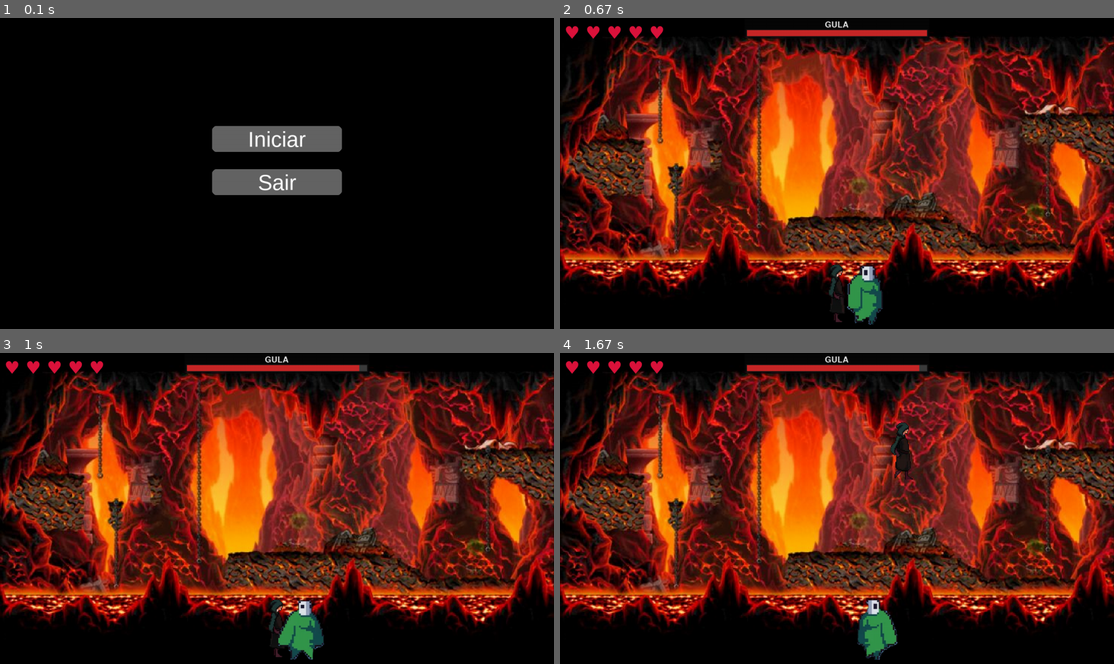
Above: before the commit, frames 1-4 (two rows, left to right).
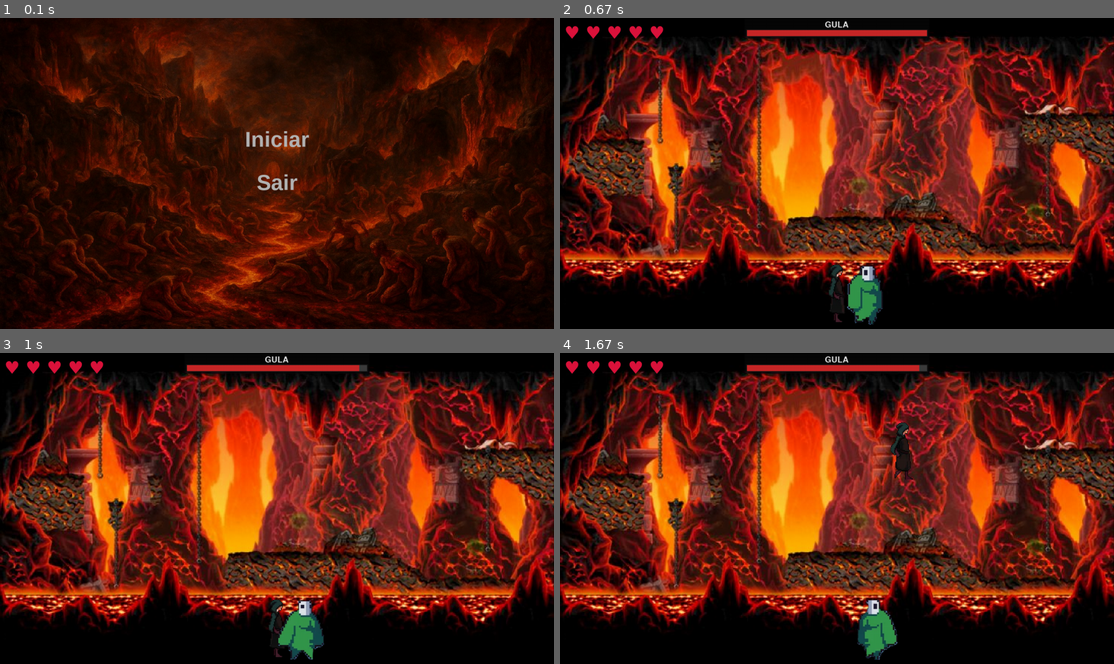
Above: after the commit, the same moments.

Repository: LucasEntringer/projeto_pygame
Game: pygame game, started from jogo.py
Same seed, same stepped clock (60 frames per second), same inputs: the game is played once before the commit and once after it.
Inputs:
- Up to frame 1 (0.1 s): no input
- Up to frame 2 (0.67 s): click "Iniciar" at 0.38 s
- Up to frame 3 (1 s): tap Z at 0.67 s
- Up to frame 4 (1.67 s): hold Right 1-1.47 s; tap Space at 1.07, 1.37, 1.57 s; hold Right from 1.5 s (still down)

The runs differ from the first frame. In frame 1, 80% of the frame differs, in the area x 0-100%, y 0-100%; in frame 2, nothing differs; in frame 3, nothing differs; in frame 4, nothing differs.

Commit message:
Melhorando o menu bizarramente

Diff:
--- a/assets.py
+++ b/assets.py
@@ -2,7 +2,7 @@
 import os
 import re
 import pygame
-from config import IMG_DIR, SND_DIR  # IMG_DIR = "assets/imagens"
+from config import IMG_DIR, SND_DIR, LARGURA, ALTURA  # IMG_DIR = "assets/imagens"
 
 DANTE_WALK = 'dante_walk'
 
@@ -137,6 +137,13 @@
                 break
     assets[GULA_COXA] = coxa_img
 
+    #Background menu
+    MENU_BACK = 'menu_back'
+    assets[MENU_BACK] = pygame.image.load(os.path.join(IMG_DIR, "menu_hell.jpg")).convert()
+    assets[MENU_BACK] = pygame.transform.scale(assets[MENU_BACK],(LARGURA,ALTURA))
+
+
+
 
 
 
--- a/jogo.py
+++ b/jogo.py
@@ -9,6 +9,16 @@
 
 def menu_screen(window, clock, assets):
     assets = load_assets()
+
+    TAMANHO_NORMAL = 50
+    TAMANHO_HOVER = 55
+
+    font_normal = pygame.font.SysFont("Arial", TAMANHO_NORMAL, bold=True)
+    font_hover = pygame.font.SysFont("Arial", TAMANHO_HOVER, bold=True)
+
+    COLOR_NORMAL = (180, 180, 180)
+    COLOR_HOVER = (255, 255, 255)
+
     #fontes e cores
     font_menu = pygame.font.SysFont("Arial", 50)
     BTN_COLOR = (100, 100, 100)
@@ -23,6 +33,8 @@
     start_btn = pygame.Rect(btn_x, 250, btn_w, btn_h) # Botão "Iniciar"
     exit_btn = pygame.Rect(btn_x, 350, btn_w, btn_h)  # Botão "Sair"
 
+    background = assets['menu_back']
+
     running_menu = True
     while running_menu:
         clock.tick(FPS)
@@ -42,25 +54,23 @@
                     if exit_btn.collidepoint(mouse_pos):
                         return EXIT_STATE
 
-        window.fill(PRETO)
+        window.blit(background,(0,0))
 
         if start_btn.collidepoint(mouse_pos):
-            pygame.draw.rect(window, BTN_HOVER_COLOR, start_btn, border_radius=10)
+            text_surf = font_hover.render("Iniciar", True, COLOR_HOVER)
         else:
-            pygame.draw.rect(window, BTN_COLOR, start_btn, border_radius=10)
-
-        # Botão Sair
+            text_surf = font_normal.render("Iniciar", True, COLOR_NORMAL)
+
+        text_rect = text_surf.get_rect(center=start_btn.center)
+        window.blit(text_surf, text_rect)
+
         if exit_btn.collidepoint(mouse_pos):
-            pygame.draw.rect(window, BTN_HOVER_COLOR, exit_btn, border_radius=10)
+            text_surf = font_hover.render("Sair", True, COLOR_HOVER)
         else:
-            pygame.draw.rect(window, BTN_COLOR, exit_btn, border_radius=10)
-
-
-        text_start = font_menu.render("Iniciar", True, TEXT_COLOR)
-        window.blit(text_start, text_start.get_rect(center=start_btn.center))
-
-        text_exit = font_menu.render("Sair", True, TEXT_COLOR)
-        window.blit(text_exit, text_exit.get_rect(center=exit_btn.center))
+            text_surf = font_normal.render("Sair", True, COLOR_NORMAL)
+
+        text_rect = text_surf.get_rect(center=exit_btn.center)
+        window.blit(text_surf, text_rect)
 
         pygame.display.flip()
 
Binary file added: assets/imagens/menu_hell.jpg
